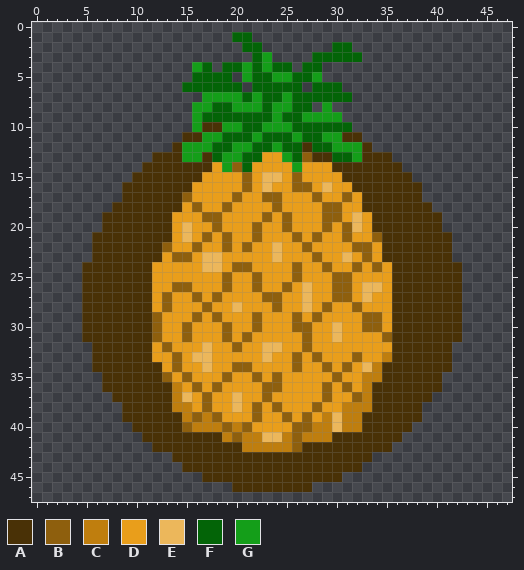
Edited in one commit: pixel-art file (Assets/Game Assets/Tower Defense Map/Towers/Pinya/Pinya_Weapon.aseprite). Above: the version before the commit.
48x48 pixels, 1 frame.
Visible layers, top first: "Tower", "Base".
Palette (. is transparent): A #493106  B #8e5f0d  C #bf7e0e  D #e99e1b  E #ecb75b  F #036407  G #149e19
Pixels before, first column x 5:
 1 ...............FF.....................
 2 ................FF.......FF...........
 3 .................FG....FFFFF..........
 4 ...........GF.FFGFGFF.FF..............
 5 ...........FFFF.GFFGGFFG..............
 6 ..........FFFFFF.FFFFF.FFF............
 7 ............GGGGFGFFGFFFFFF...........
 8 ...........GGFFGGGFGGFF.G.............
 9 ...........GFFFFFFFGFFGGGG............
10 ...........GAAGGFFGGGFFFFFF...........
11 ..........AAGGFFFGFFFGFFGGAA..........
12 .........AGGGFFGGFFGFFAFFGGGA.........
13 .......AAAGGAFGGFFDDGFBAAFFGAAA.......
14 ......AAAAAAADGBFDDDDGDDDAAAAAAA......
15 .....AAAAAAADDDDBDEEDBDDDDAAAAAAA.....
16 ....AAAAAAADDDDDBDEDDBBDEDDAAAAAAA....
17 ....AAAAAABDDDDBDDBBDDDBDDBDAAAAAA....
18 ...AAAAAAADBDDBDDDDBDDDDBBDDAAAAAAA...
19 ..AAAAAAADDDBBDDDDBDBDDDBBDEDAAAAAAA..
20 ..AAAAAAADEDDBDDDBDDBDDDBDBEDAAAAAAA..
21 .AAAAAAAADEDBDBDDBDDDBDBDDBDDBAAAAAAA.
22 .AAAAAAABDDBDDBDBDDEDDBDDDDBBDAAAAAAA.
23 .AAAAAAADBBDEEDDDDDEDDDBDDEDBDAAAAAAA.
24 AAAAAAADDDDDEEDBBDDDDBDDBDDBDBDAAAAAAA
25 AAAAAAADDDDDDDBDDBDDDBDDDBBDDDDAAAAAAA
26 AAAAAAADDBBDDDBDDBDDBDEDDBBDEEDAAAAAAA
27 AAAAAAADBDDBDBDDDDBBDDEDDBBDEDDAAAAAAA
28 AAAAAAADBDDDBDDEDDDBDDEDBDDBDDDAAAAAAA
29 AAAAAAABDDDBDBDDDBDDDBDBDDDDBBDAAAAAAA
30 AAAAAAABDDBDDDBDDBDDDBBDDEDDBBDAAAAAAA
31 AAAAAAABDDBDDDBDBDDDDDBDDEDDDDBAAAAAAA
32 .AAAAAADBDDDEDDBDDEEDDBDDDDDDDDAAAAAA.
33 .AAAAAADDBDEEDDDDDEDDBDBDDDBDDCAAAAAA.
34 .AAAAAAADBDDEDDBBDDDDBDDBDBDECAAAAAAA.
35 ..AAAAAABDBDDDBDDBDBDDDDDBDDCCAAAAAA..
36 ..AAAAAAACDBDBDDDDBBDDDDBDBDCAAAAAAA..
37 ...AAAAAACEDBDDEDDBDDDDDBDDBCAAAAAA...
38 ....AAAAACCDBDDEDBDBDDDBDDCCCAAAAA....
39 ....AAAAAACBCBDDDBDDBDBDCECCAAAAAA....
40 .....AAAAABCCCBCBDDDDBBCCECCAAAAA.....
41 ......AAAAAAAACBCCEECBCCCAAAAAAA......
42 .......AAAAAAAAACCCCCBAAAAAAAAA.......
43 .........AAAAAAAAAAAAAAAAAAAA.........
44 ..........AAAAAAAAAAAAAAAAAA..........
45 ............AAAAAAAAAAAAAA............
46 ...............AAAAAAAA...............
Once edited:
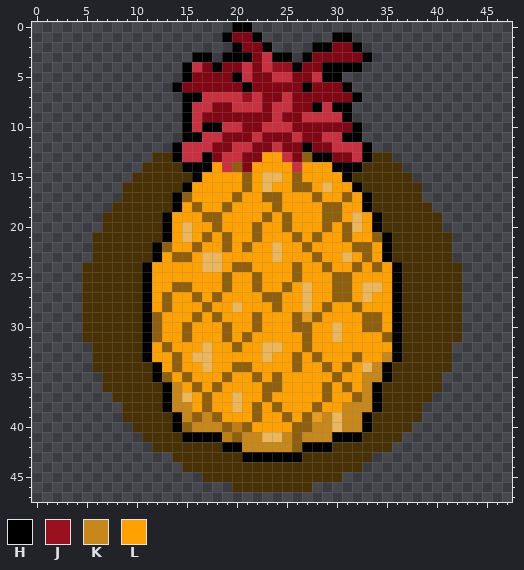
Colours new in this view: H #000000  J #9b101f  K #c88819  L #ffa100
Changes in this commit:
layer "level1" added
layer "level2" added
layer "level3" added
layer "Tower" removed
colour F: #036407 -> #800713
colour G: #149e19 -> #c93040
Changed rows in their new state; - is a pixel that keeps its letter.
Layer "level3":
first column x 11:
 0 ---------HH---------------
 1 --------H--H-------HH-----
 2 ---------H--H----HH--H----
 3 -----HH-HHH--HH-H-----H---
 4 ----H--H-----JJH--HHHH----
 5 ----H----H--------HH------
 6 ---H------H-----H---H-----
 7 ----HH----J----------H----
 8 ----H------------H-HH-----
 9 ----H---------------H-----
10 ----H-HH-------------H----
11 ----HH--------------HH----
12 ---H------------H-----H---
13 ---H--H-----LL---HH---H---
14 ----HHHL---LLLL-LLLHHH----
15 -----HLLLL-L--L-LLLLH-----
16 ----HLLLLL-L-LL--L-LLH----
17 ---H-LLLL-LL--LLL-LL-LH---
18 ---HL-LL-LLLL-LLLL--LLH---
19 --HLLL--LLLL-L-LLL--L-LH--
20 --HL-LL-LLL-LL-LLL-L--LH--
21 --HL-L-L-LL-LLL-L-LL-LL-H-
22 -H-LL-LL-L-LL-LL-LLLL--LH-
23 -HL--L--LLLLL-LLL-LL-L-LH-
24 HLLLLL--L--LLLL-LL-LL-L-LH
25 HLLLLLLL-LL-LLL-LLL--LLLLH
26 HLL--LLL-LL-LL-L-LL--L--LH
27 HL-LL-L-LLLL--LL-LL--L-LLH
28 HL-LLL-LL-LLL-LL-L-LL-LLLH
29 H-LLL-L-LLL-LLL---LLLL--LH
30 H-LL-LLL-LL-LLL--LL-LL--LH
31 H-LL-LLL-L-LLLLL-LL-LLLL-H
32 HL-LLL-LL-LL--LL-LLLLLLLLH
33 HLL-L--LLLLL-LL-L-LLL-LLKH
34 -HL-LL-LL--LLLL-LL-L-L-KH-
35 -H-L-LLL-LL-L-LLLLL-LLKKH-
36 --HKL-L-LLLL--LLLL-L-LKH--
37 --HK-L-LL-LL-LLLLL-LL-KH--
38 --HKKL-LL-L-L-LLL-LLKKKH--
39 ---HK-K-LLL-LL-L--K-KKH---
40 ---H-KKK---LLLL--KK-KKH---
41 ----HHHH--KK--K-KKKHHH----
42 --------HHKKKKK-HHH-------
43 ----------HHHHHH----------
Changed places in both pictures, as pixel boxes (x1, y1, x2, y2):
changed: (142, 22, 402, 462)
